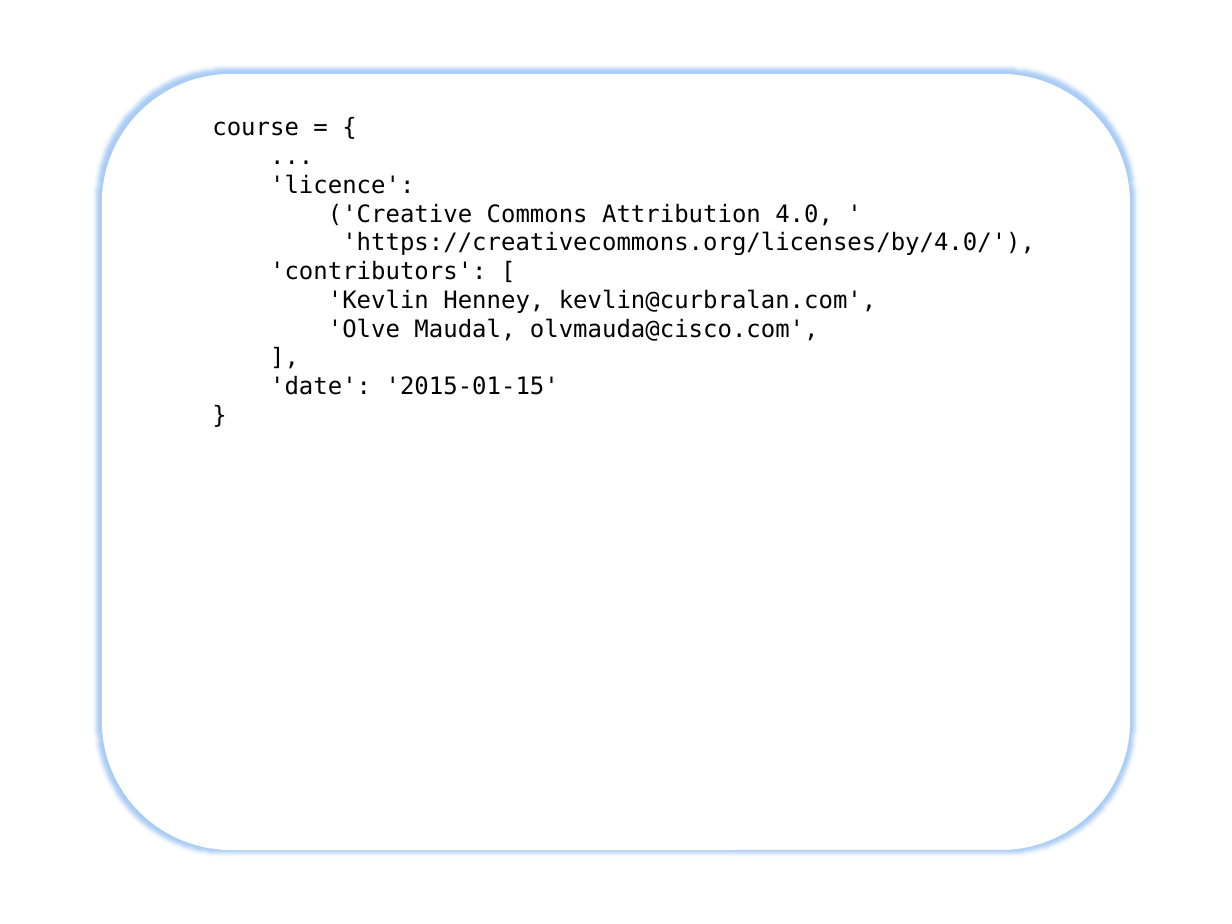
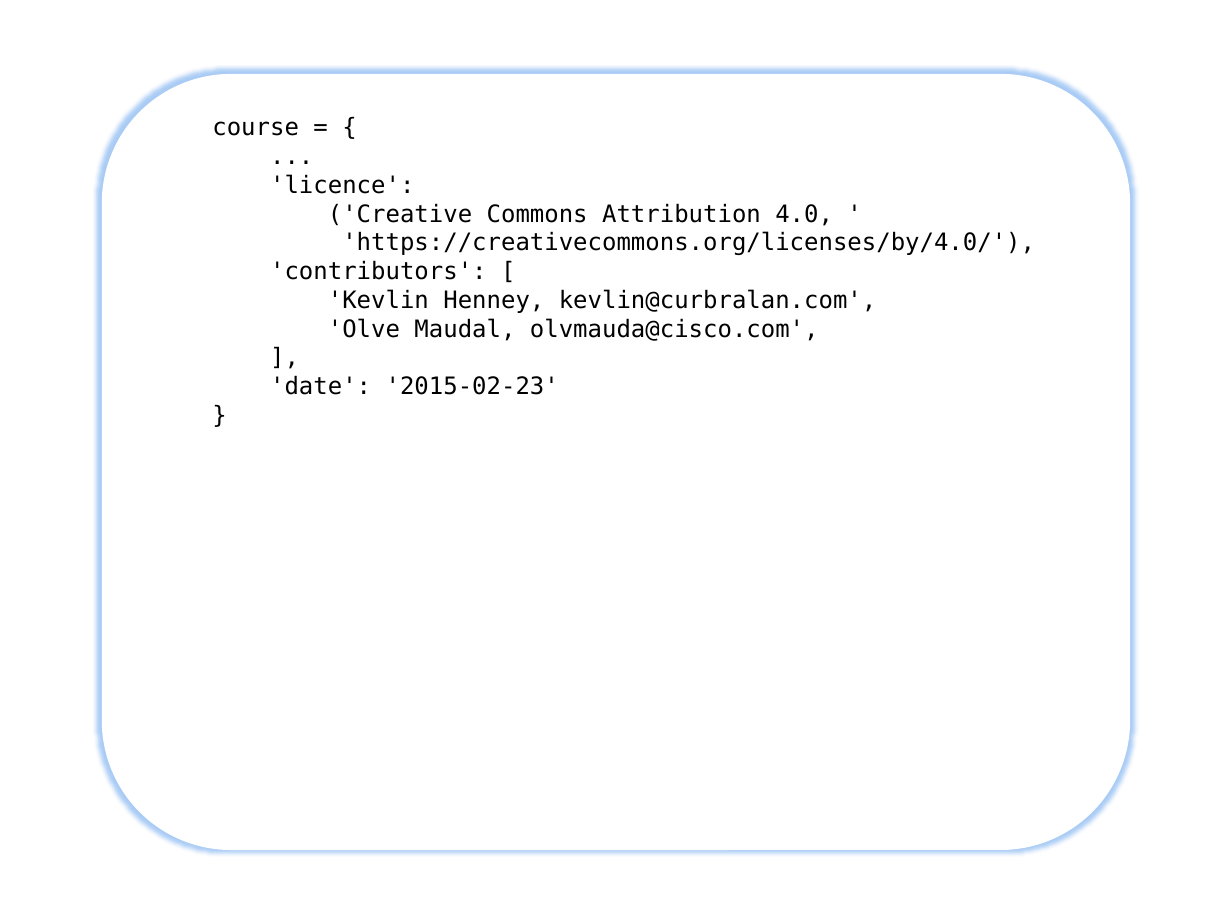
Before and after one commit to JonJagger/two-day-courses, a slide deck: slide 3 of pf/Python Foundation.pptx. Drawn at 1232x924 pixels with LibreOffice and Linux fonts; fonts in the diff are those of the drawing. Boxes give left, top, right and bottom in pixels: in the first picture for what was removed or moved away, otherwise in the second. Text is boxed around its words. In the diff, an @@ line names an element or a change of style, - is before the commit and + after.

Commit message:
Updates from Kevlin: Some minor wording changes and code clarifications. Added a Useful Links slide at the end of History, Style & Culture. Added a slide to illustrate comprehension version of filter examples in Iteration. Slides removed from end of Classes & Objects (for advanced course)

```diff
--- a/pf/Python Foundation.pptx
+++ b/pf/Python Foundation.pptx
@@ text in rounded rectangle at [270, 375, 559, 395]: text changed @@
-'date': '2015-01-15'
+'date': '2015-02-23'
```
Also in this commit, not shown: 10 other slides changed, 2 slides added, 4 slides removed, 1 other file.
